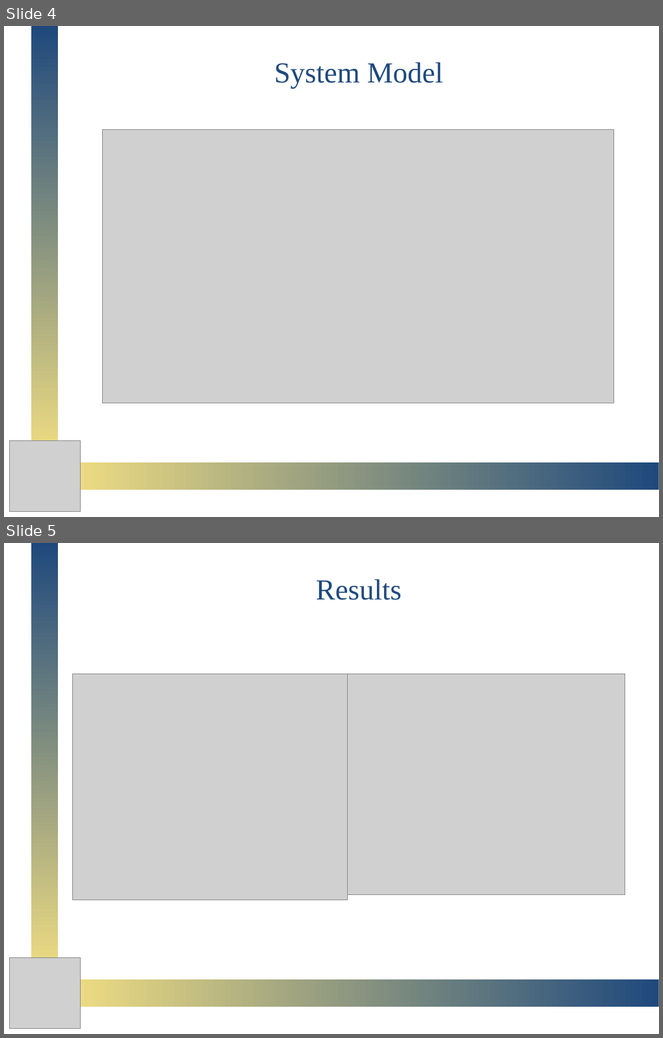
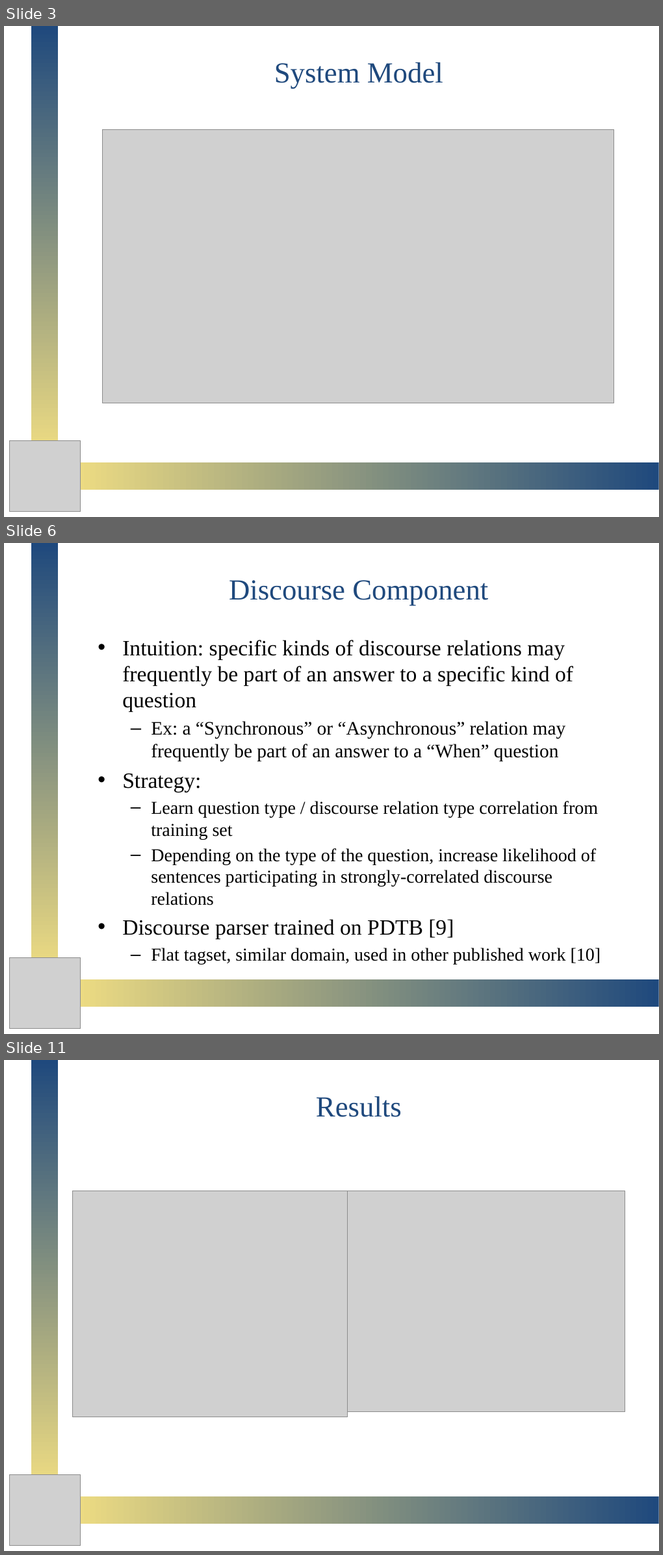
Before and after one commit to omgpotatoes/DEANQA, a slide deck: presentation/DeanQA.pptx. Shown one above the other, each under a label of ours: slides 4 and 5 before the commit, slides 3, 6 and 11 after it; the slides between them are not shown. The pictures are 663x1038 and 663x1555 pixels, drawn with LibreOffice and Linux fonts; fonts in the diff are those of the drawing; grey boxes stand for pictures. Boxes give left, top, right and bottom in pixels: in the first picture for what was removed or moved away, otherwise in the second. Text is boxed around its words. In the diff, an @@ line names an element or a change of style, - is before the commit and + after.

```diff
--- a/presentation/DeanQA.pptx
+++ b/presentation/DeanQA.pptx
@@ slide 6 added at <box>4,543,659,1034</box>, background #FFFFFF @@
@@ rectangle added at <box>31,544,59,971</box>, fill gradient #D2DDF1 to #1F497D to #EEDC82 @@
@@ title added at <box>229,580,488,606</box>, 32 pt, text #1F497D @@
+Discourse Component
@@ text added at <box>122,640,601,965</box>, 20 pt, text #000000 @@
+• Intuition: specific kinds of discourse relations may frequently be part of an answer to a specific kind of question
+  – Ex: a “Synchronous” or “Asynchronous” relation may frequently be part of an answer to a “When” question
+• Strategy:
+  – Learn question type / discourse relation type correlation from training set
+  – Depending on the type of the question, increase likelihood of sentences participating in strongly-correlated discourse relations
+• Discourse parser trained on PDTB [9]
+  – Flat tagset, similar domain, used in other published work [10]
@@ picture added at <box>9,958,81,1029</box> @@
@@ rectangle added at <box>73,980,659,1008</box>, fill gradient #D2DDF1 to #1F497D to #EEDC82 @@
@@ what was slide 4 is now slide 3 @@
@@ what was slide 5 is now slide 11 @@
```
Also in this commit, not shown: 4 slides changed, 5 other slides added.
